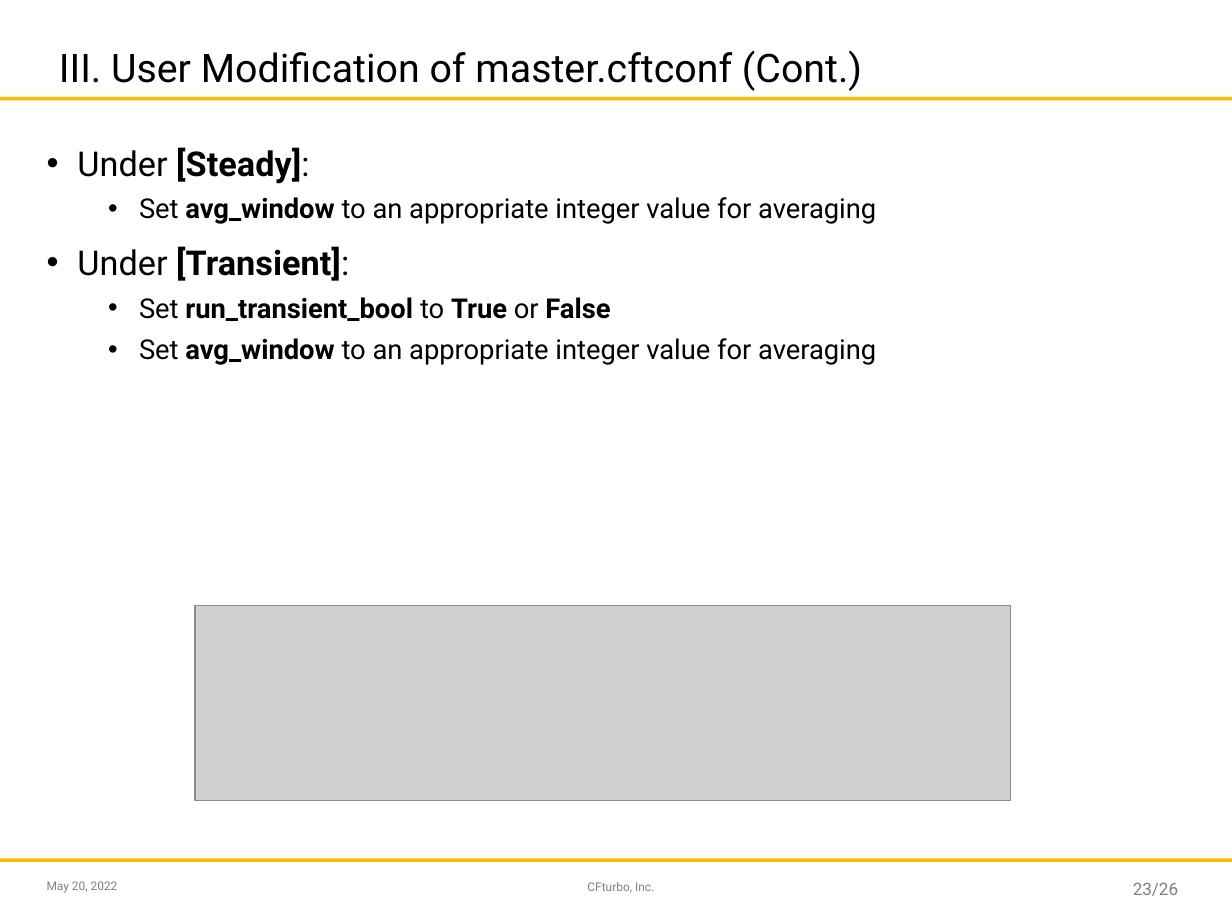
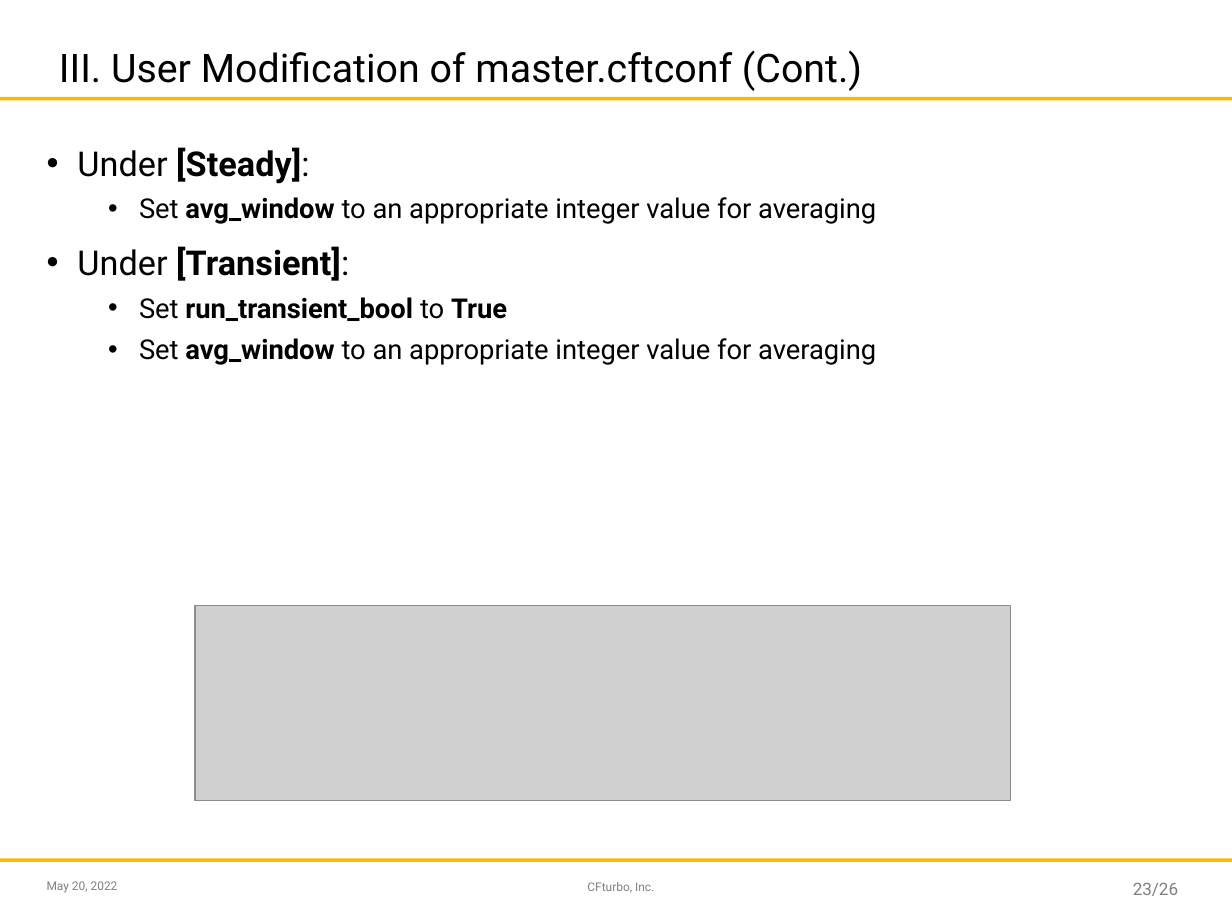
Before and after one commit to sandschristopher/Design-Variation_Performance-Map-Creation, a slide deck: slide 23 of SMP_Master.pptx. Drawn at 1232x924 pixels with LibreOffice and Linux fonts; fonts in the diff are those of the drawing; grey boxes stand for pictures; background and template pictures are left out. Boxes give left, top, right and bottom in pixels: in the first picture for what was removed or moved away, otherwise in the second. Text is boxed around its words. In the diff, an @@ line names an element or a change of style, - is before the commit and + after.

```diff
--- a/SMP_Master.pptx
+++ b/SMP_Master.pptx
@@ text at <box>139,297,507,321</box>: text changed @@
-  • Set run_transient_bool to True or False
+  • Set run_transient_bool to True
```
Also in this commit, not shown: 7 other slides changed.
